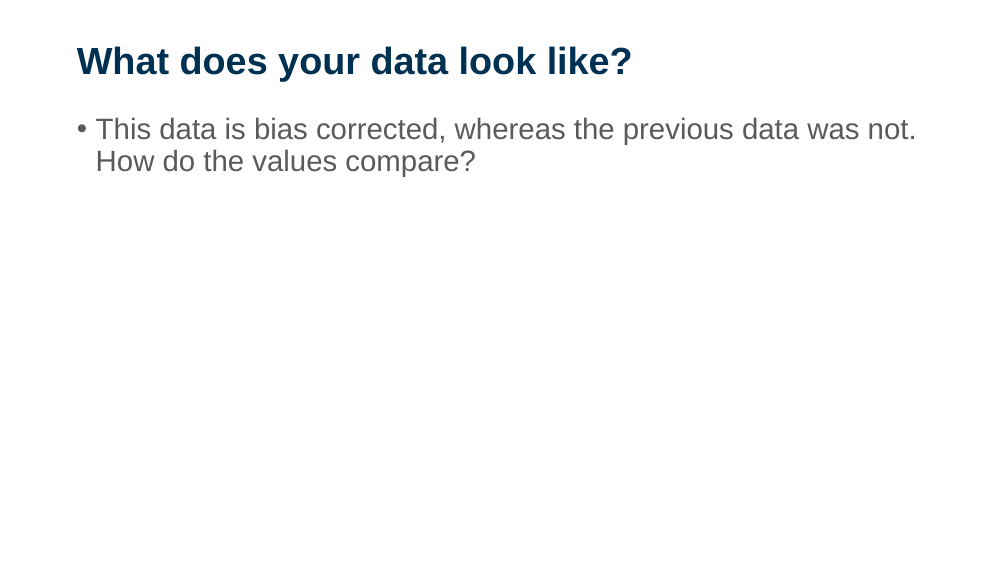
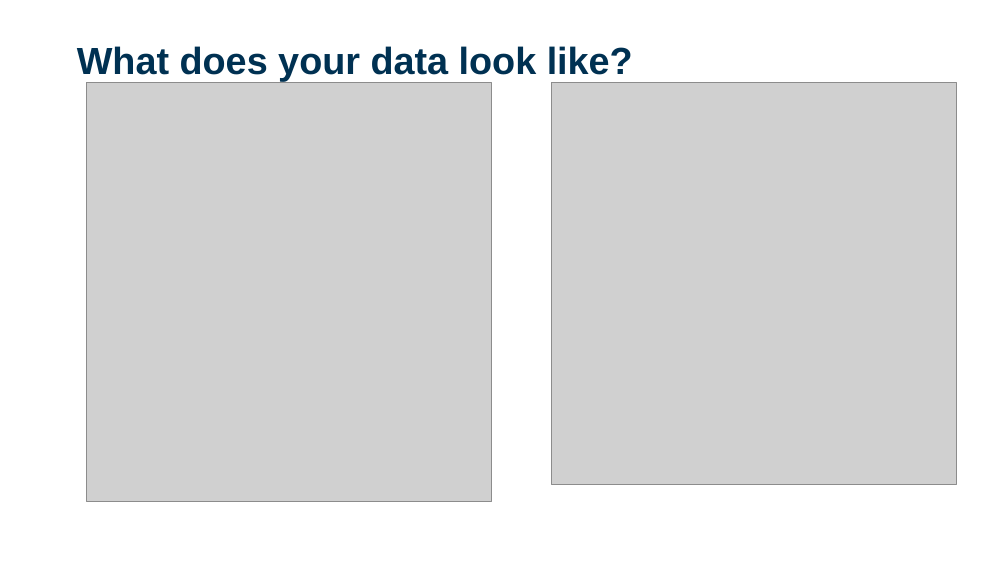
Before and after one commit to sdesrosiers1989/ICCB_Projections, a slide deck: slide 24 of ICCB2025_Session2_ClimateProjections.pptx. Drawn at 1008x567 pixels with LibreOffice and Linux fonts; fonts in the diff are those of the drawing; grey boxes stand for pictures; background and template pictures are left out. Boxes give left, top, right and bottom in pixels: in the first picture for what was removed or moved away, otherwise in the second. Text is boxed around its words. In the diff, an @@ line names an element or a change of style, - is before the commit and + after.

Commit message:
Updated data, scritps, powerpoint

```diff
--- a/ICCB2025_Session2_ClimateProjections.pptx
+++ b/ICCB2025_Session2_ClimateProjections.pptx
@@ picture added at (87, 82, 492, 501) @@
@@ picture added at (552, 82, 957, 484) @@
@@ text removed at (96, 117, 917, 177) @@
-• This data is bias corrected, whereas the previous data was not. How do the values compare?
```
Also in this commit, not shown: 6 other slides changed, 1 slide added, 10 other files.
